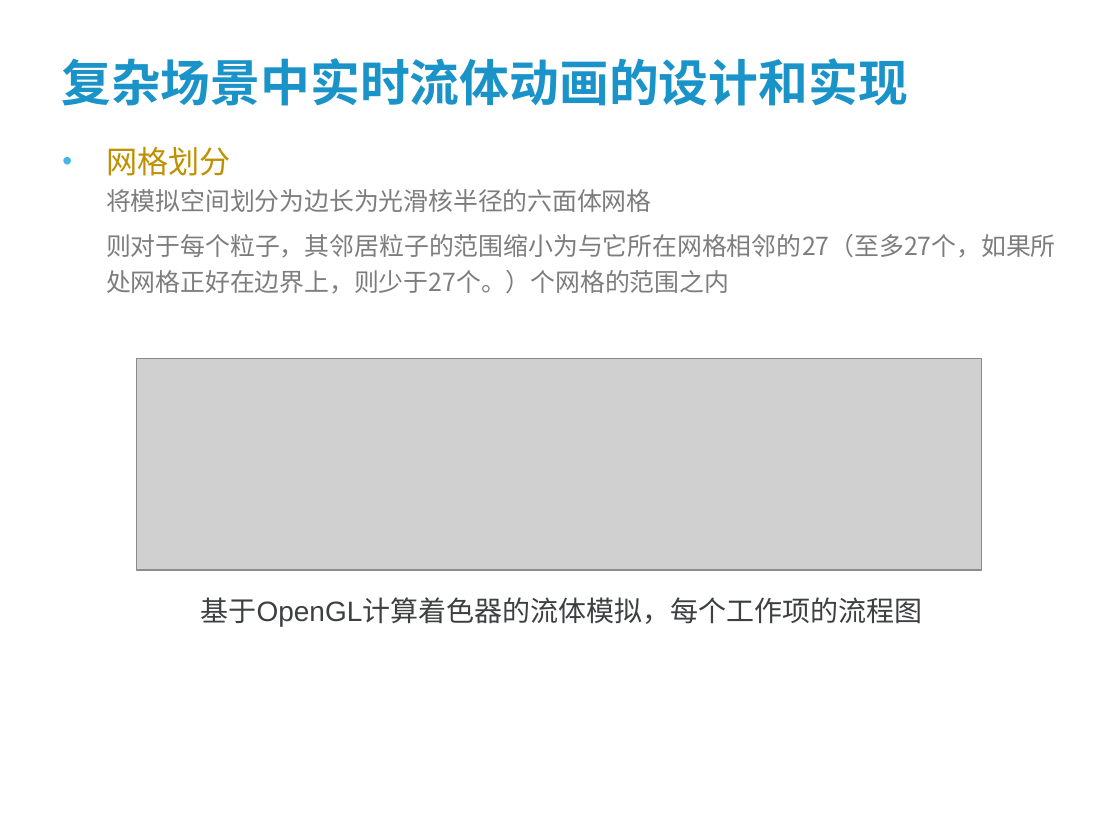
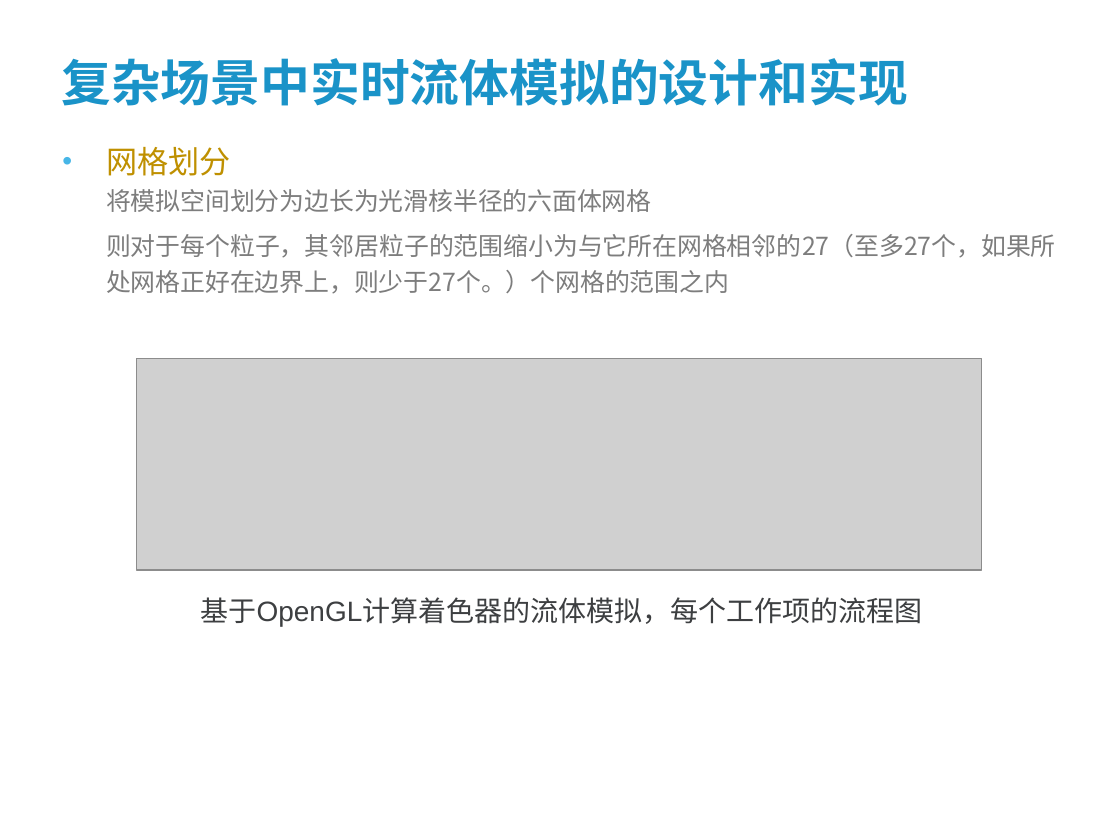
Before and after one commit to wsxmm1153/dissertation, a slide deck: slide 24 of paper/答辩讲稿.ppt. Drawn at 1120x840 pixels with LibreOffice and Linux fonts; fonts in the diff are those of the drawing; grey boxes stand for pictures; background and template pictures are left out. Boxes give left, top, right and bottom in pixels: in the first picture for what was removed or moved away, otherwise in the second. Text is boxed around its words. In the diff, an @@ line names an element or a change of style, - is before the commit and + after.

```diff
--- a/paper/答辩讲稿.ppt
+++ b/paper/答辩讲稿.ppt
@@ title at (61,58,908,106): text changed @@
-复杂场景中实时流体动画的设计和实现
+复杂场景中实时流体模拟的设计和实现
```
Also in this commit, not shown: 3 other slides changed, 1 slide added, 4 other files.
